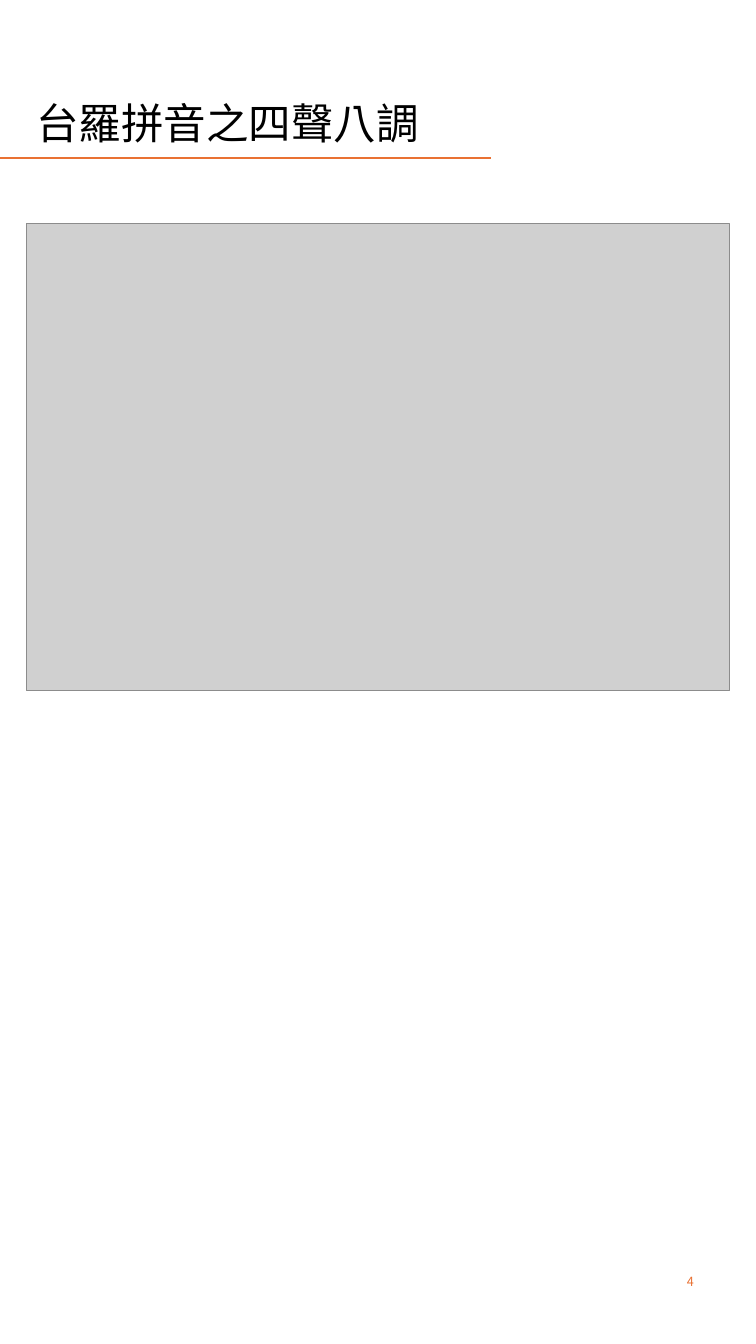
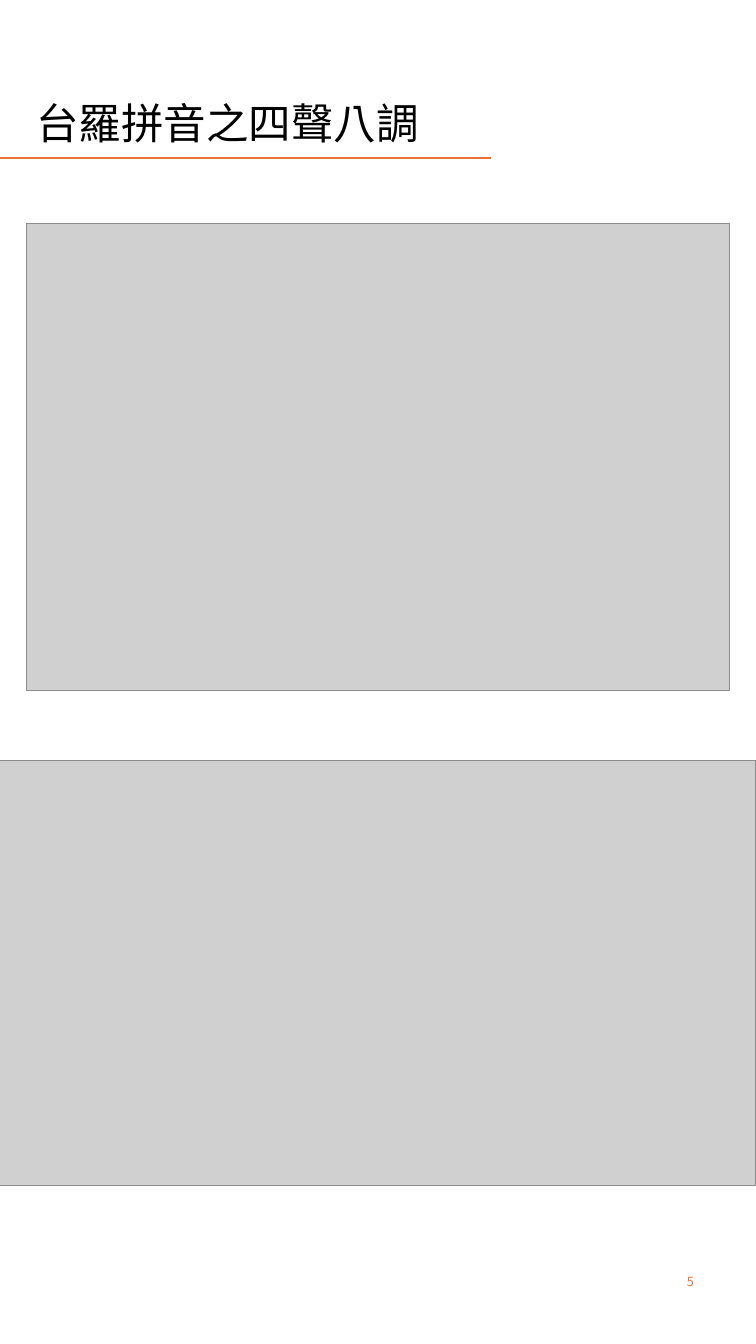
Before and after one commit to AlanJui/rime-tlpa, a slide deck: slide 5 of docs/guide/十八音輸入方案變調操作.pptx (slide 4 before the commit). Drawn at 756x1344 pixels with LibreOffice and Linux fonts; fonts in the diff are those of the drawing; grey boxes stand for pictures. Boxes give left, top, right and bottom in pixels: in the first picture for what was removed or moved away, otherwise in the second. Text is boxed around its words. In the diff, an @@ line names an element or a change of style, - is before the commit and + after.

```diff
--- a/docs/guide/十八音輸入方案變調操作.pptx
+++ b/docs/guide/十八音輸入方案變調操作.pptx
@@ picture added at (x1=0, y1=761, x2=756, y2=1185) @@
@@ page number at (x1=687, y1=1276, x2=694, y2=1286): text changed @@
-4
+5
```
Also in this commit, not shown: 3 other slides changed, 12 other files.
